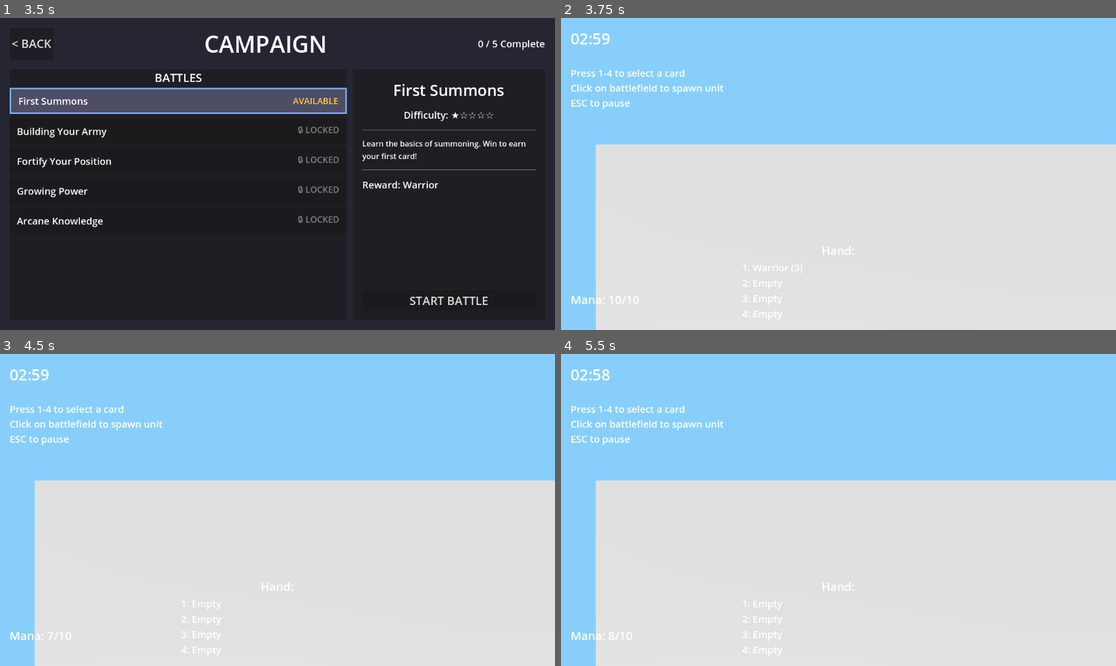
Above: before the commit, frames 1-4 (two rows, left to right).
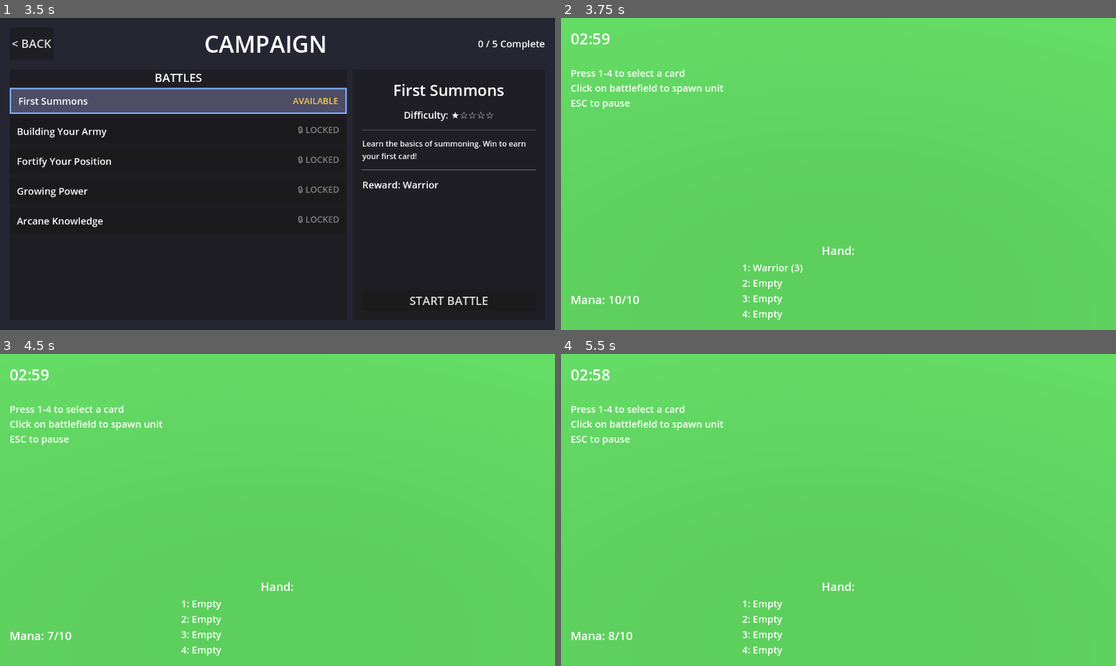
Above: after the commit, the same moments.

Repository: amari-charles/project-summoner
Game: Godot game, scene res://scenes/ui/main_menu.tscn
Two runs of this game, one before a commit and one after it. Both use one fixed random seed, a clock stepped at 60 frames per second and the inputs below.
Inputs (mouse positions are in pixels of both pictures, inside the frame that each line leads up to):
- Up to frame 1 (3.5 s): click "PLAY" at 0.5 s; click "SELECT" at 1.25 s; click "CHOOSE WARRIOR" at 2 s; click (177, 99) at 2.75 s
- Up to frame 2 (3.75 s): click "START BATTLE" at 3.5 s
- Up to frame 3 (4.5 s): tap Enter at 4.25 s; move the mouse to (399, 494) at 4.27 s; tap 1 at 4.35 s; click (399, 494) at 4.42 s
- Up to frame 4 (5.5 s): tap Space at 5 s; drag from (727, 525) to (810, 572) at 5.02 s

Frame 1 is identical in both runs. In frame 2, 99% of the frame differs, in the area x 0-100%, y 0-100%; in frame 3, 99%; in frame 4, 99%.

Commit message:
Match battlefield_3d camera framing to paper_mario_test
Exact same setup as working test scene:
- Camera at (5, 5, 5) with size 10.0
- Light at (0, 5, 0)
- Floor using CSGBox3D at Y=-0.5
- Floor sized 20x1x20 with -45° rotation
- Green grass material

Now battlefield_3d frames identically to paper_mario_test.

🤖 Generated with [Claude Code](https://claude.com/claude-code)

Co-Authored-By: Claude <noreply@anthropic.com>

Diff:
--- a/scenes/battlefield/battlefield_3d.tscn
+++ b/scenes/battlefield/battlefield_3d.tscn
@@ -2,29 +2,26 @@
 
 [ext_resource type="Script" path="res://scripts/battlefield/battlefield_3d.gd" id="1_script"]
 
-[sub_resource type="BoxMesh" id="BoxMesh_ground"]
-size = Vector3(30, 0.2, 15)
+[sub_resource type="StandardMaterial3D" id="StandardMaterial3D_1"]
+albedo_color = Color(0.3, 0.7, 0.3, 1)
 
 [node name="Battlefield3D" type="Node3D" groups=["battlefield"]]
 script = ExtResource("1_script")
 
 [node name="Camera3D" type="Camera3D" parent="."]
-transform = Transform3D(0.707107, -0.408248, 0.577350, 0, 0.816497, 0.577350, -0.707107, -0.408248, 0.577350, 0, 8, 8)
+transform = Transform3D(0.707107, -0.408248, 0.577350, 0, 0.816497, 0.577350, -0.707107, -0.408248, 0.577350, 5, 5, 5)
 projection = 1
-size = 12.0
+size = 10.0
 
 [node name="DirectionalLight3D" type="DirectionalLight3D" parent="."]
-transform = Transform3D(0.866025, -0.433013, 0.25, 0, 0.5, 0.866025, -0.5, -0.75, 0.433013, 0, 10, 0)
-light_energy = 0.8
-shadow_enabled = true
-
-[node name="Environment" type="WorldEnvironment" parent="."]
+transform = Transform3D(0.866025, -0.433013, 0.25, 0, 0.5, 0.866025, -0.5, -0.75, 0.433013, 0, 5, 0)
 
 [node name="GroundLayer" type="Node3D" parent="."]
 
-[node name="Ground" type="MeshInstance3D" parent="GroundLayer"]
-transform = Transform3D(0.707107, 0, 0.707107, 0, 1, 0, -0.707107, 0, 0.707107, 0, 0, 0)
-mesh = SubResource("BoxMesh_ground")
+[node name="Floor" type="CSGBox3D" parent="GroundLayer"]
+transform = Transform3D(0.707107, 0, 0.707107, 0, 1, 0, -0.707107, 0, 0.707107, 0, -0.5, 0)
+size = Vector3(20, 1, 20)
+material = SubResource("StandardMaterial3D_1")
 
 [node name="GameplayLayer" type="Node3D" parent="."]
 
